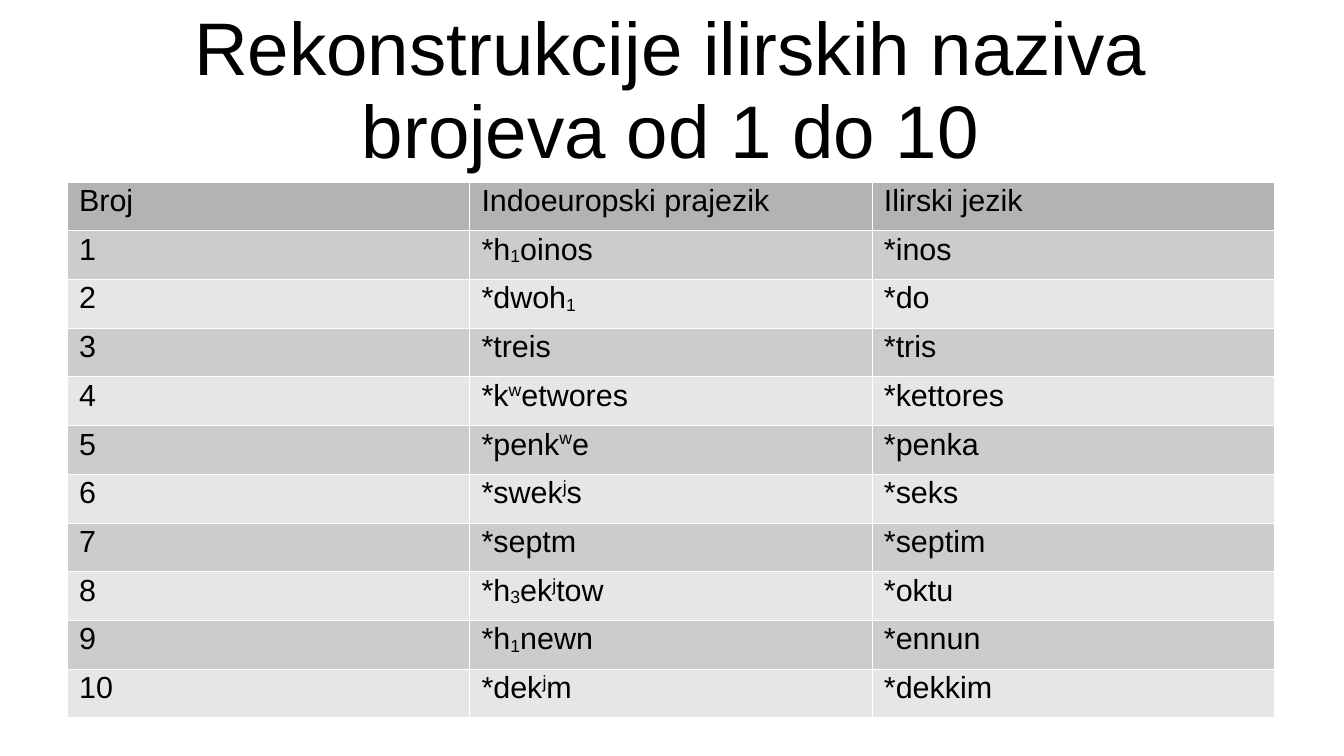
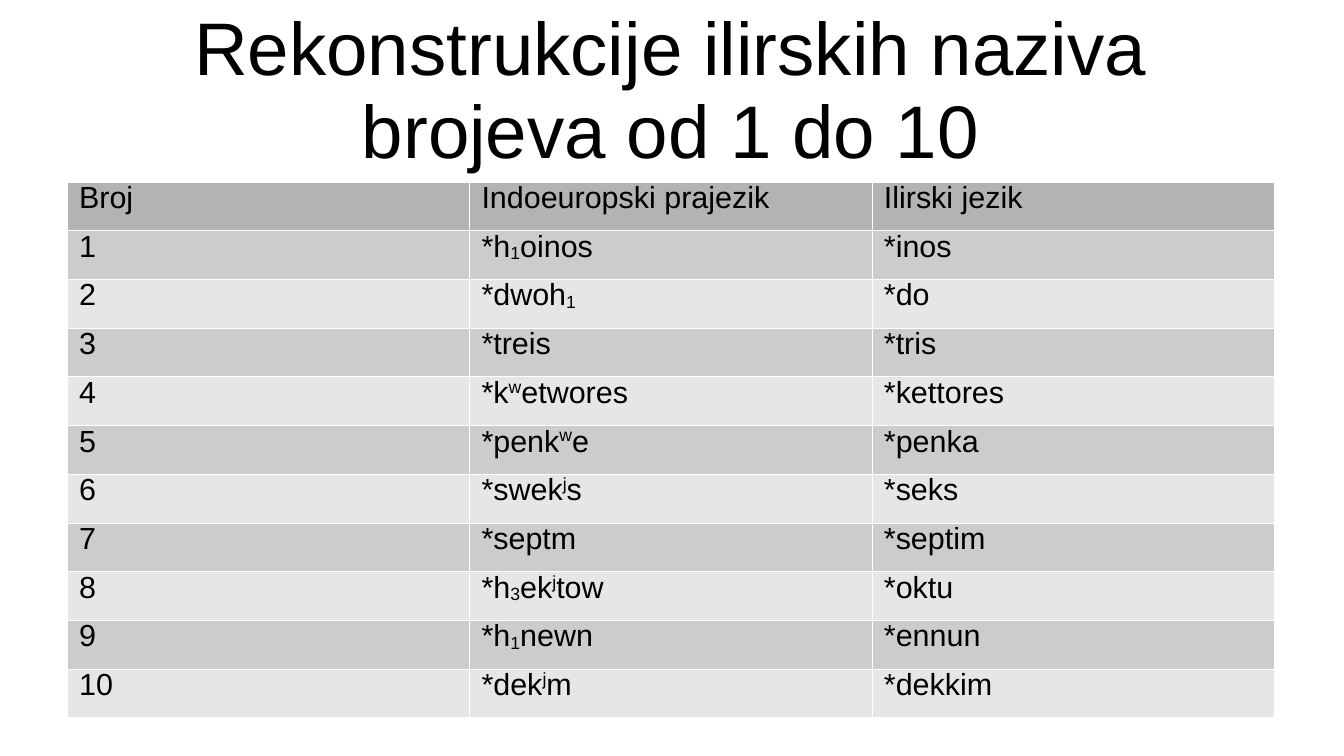
Before and after one commit to FlatAssembler/FlatAssembler.github.io, a slide deck: slide 26 of Karasica.ppt. Drawn at 1344x756 pixels with LibreOffice and Linux fonts; fonts in the diff are those of the drawing. Boxes give left, top, right and bottom in pixels: in the first picture for what was removed or moved away, otherwise in the second. Text is boxed around its words. In the diff, an @@ line names an element or a change of style, - is before the commit and + after.

```diff
--- a/Karasica.ppt
+++ b/Karasica.ppt
@@ table at (67,182,1274,717) @@
@@ line spacing 0.87 to 0.76 @@
```
Also in this commit, not shown: 1 other slide changed.
